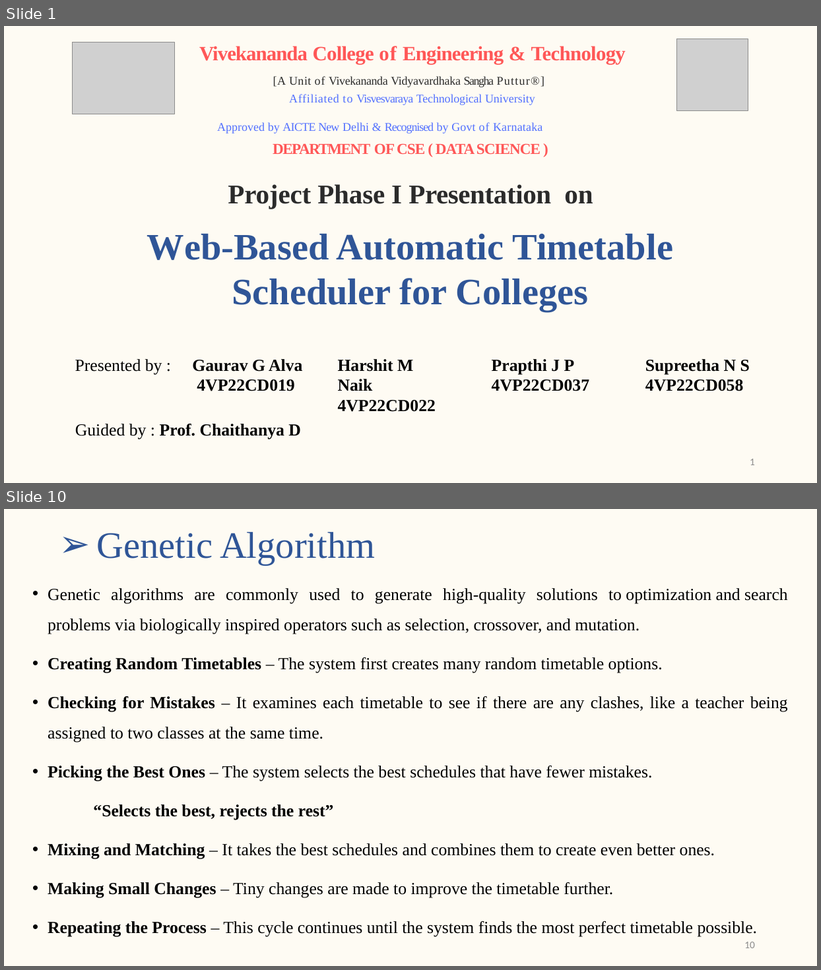
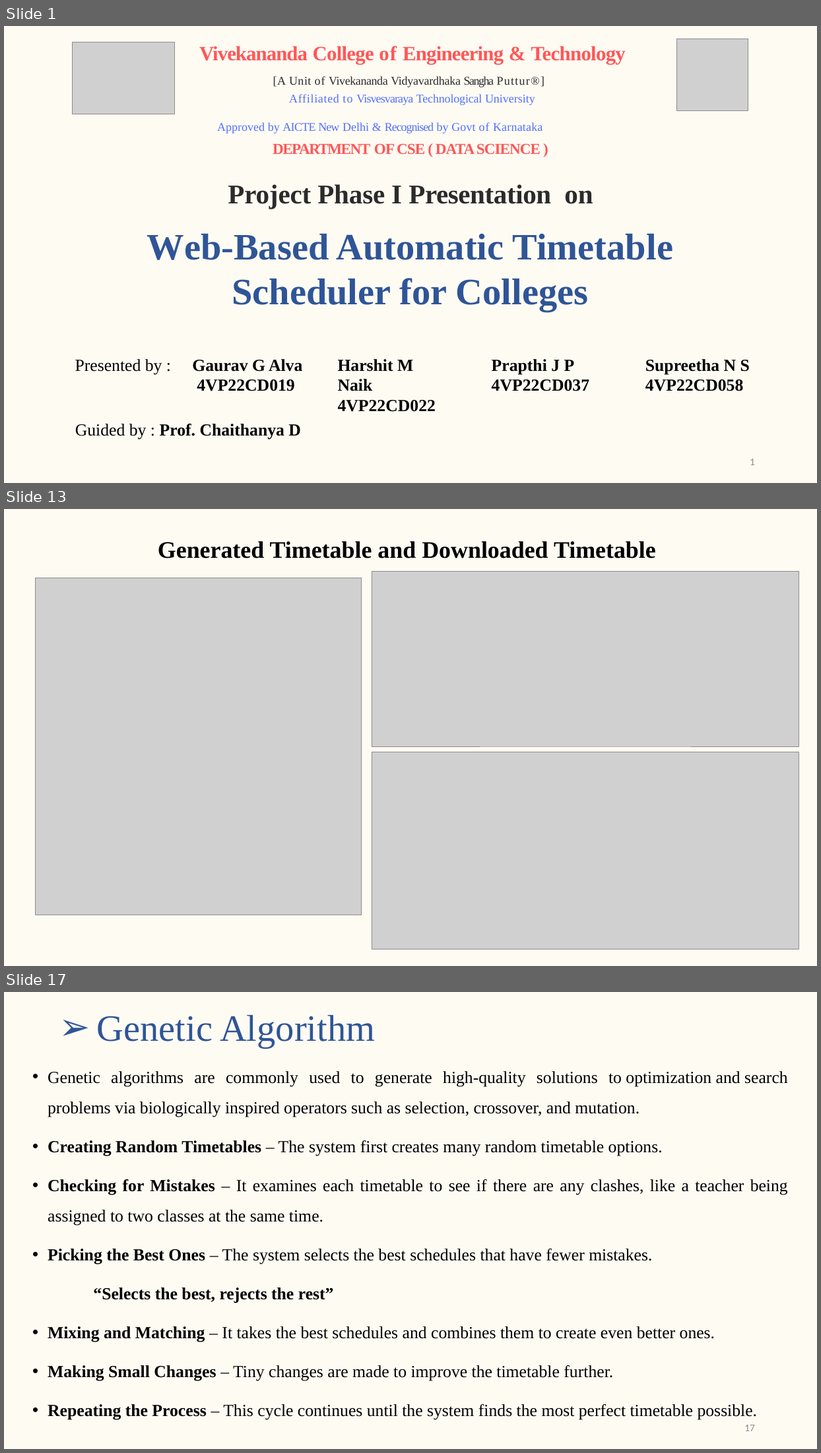
Before and after one commit to gaurav-g-alva/Collection, a slide deck: Project-Complete docs/Synopsis Presentation.pptx. Shown one above the other, each under a label of ours: slides 1 and 10 before the commit, slides 1, 13 and 17 after it; the slides between them are not shown. The pictures are 821x970 and 821x1453 pixels, drawn with LibreOffice and Linux fonts; fonts in the diff are those of the drawing; grey boxes stand for pictures. Boxes give left, top, right and bottom in pixels: in the first picture for what was removed or moved away, otherwise in the second. Text is boxed around its words. In the diff, an @@ line names an element or a change of style, - is before the commit and + after.

```diff
--- a/Project-Complete docs/Synopsis Presentation.pptx
+++ b/Project-Complete docs/Synopsis Presentation.pptx
@@ slide 13 added at box(4, 509, 817, 966), background #FEF9E8 at 51% opacity @@
@@ text added at box(158, 541, 656, 559), 28 pt, text #000000, bold @@
+Generated Timetable and Downloaded Timetable
@@ picture added at box(36, 578, 362, 916) @@
@@ picture added at box(372, 572, 799, 747) @@
@@ picture added at box(372, 753, 799, 950) @@
@@ page number added at box(745, 949, 755, 952), 12 pt, text #8C8C8C @@
+13
@@ what was slide 10 is now slide 17 @@
@@ page number at box(745, 1425, 755, 1432): text changed @@
-10
+17
```
Also in this commit, not shown: 6 slides changed, 8 other slides added, 2 slides removed, 1 other file.
